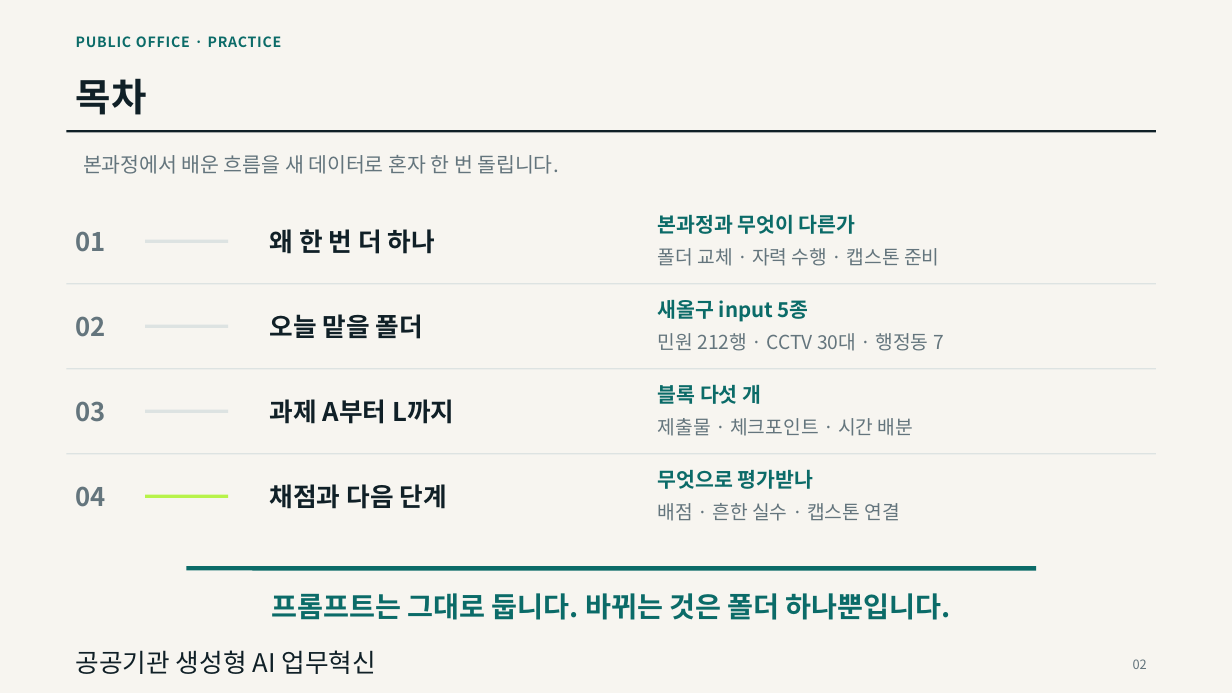
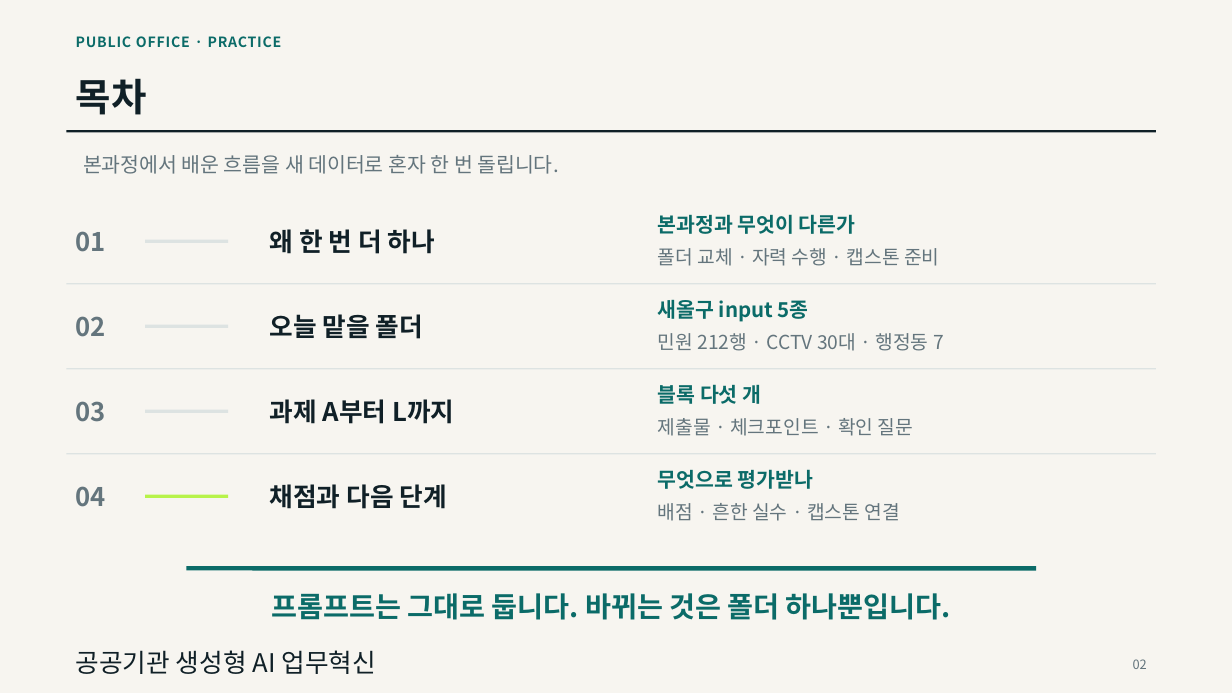
Before and after one commit to keerhee/gh-genai-ax-2day, a slide deck: slide 2 of 공공기관 생성형 AI 과정/session2/PublicOffice_GenAI_Practice_Round.pptx. Drawn at 1232x693 pixels with LibreOffice and Linux fonts; fonts in the diff are those of the drawing. Boxes give left, top, right and bottom in pixels: in the first picture for what was removed or moved away, otherwise in the second. Text is boxed around its words. In the diff, an @@ line names an element or a change of style, - is before the commit and + after.

```diff
--- a/공공기관 생성형 AI 과정/session2/PublicOffice_GenAI_Practice_Round.pptx
+++ b/공공기관 생성형 AI 과정/session2/PublicOffice_GenAI_Practice_Round.pptx
@@ text at [658,418,913,436]: text changed @@
-제출물 · 체크포인트 · 시간 배분
+제출물 · 체크포인트 · 확인 질문
```
Also in this commit, not shown: 9 other slides changed, 4 other files.
